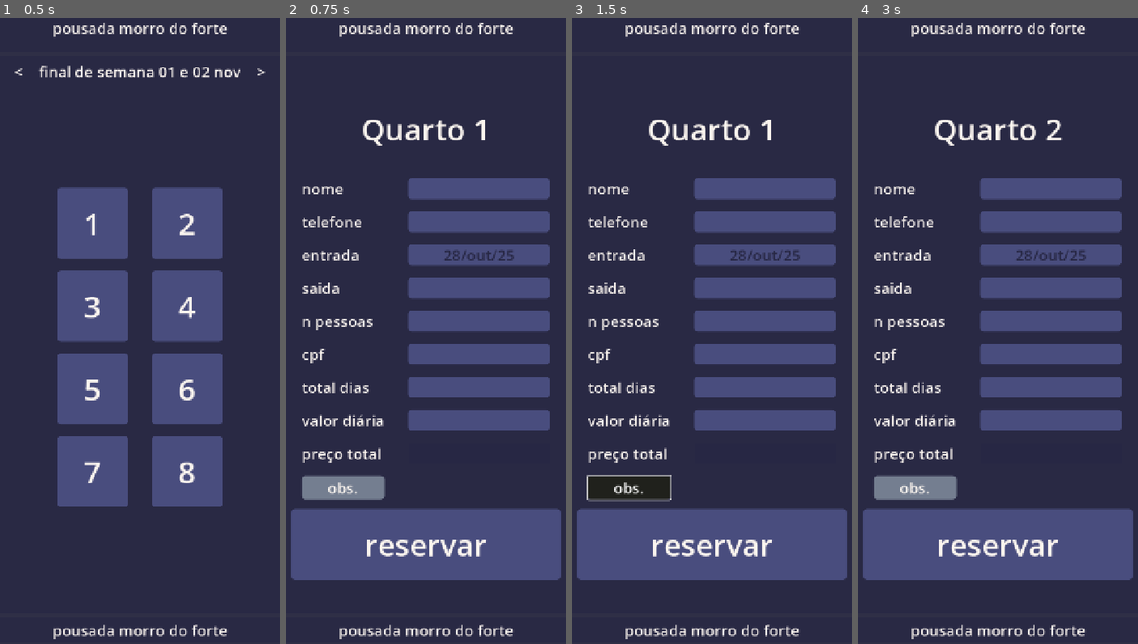
Above: before the commit, frames 1-4 (left to right).
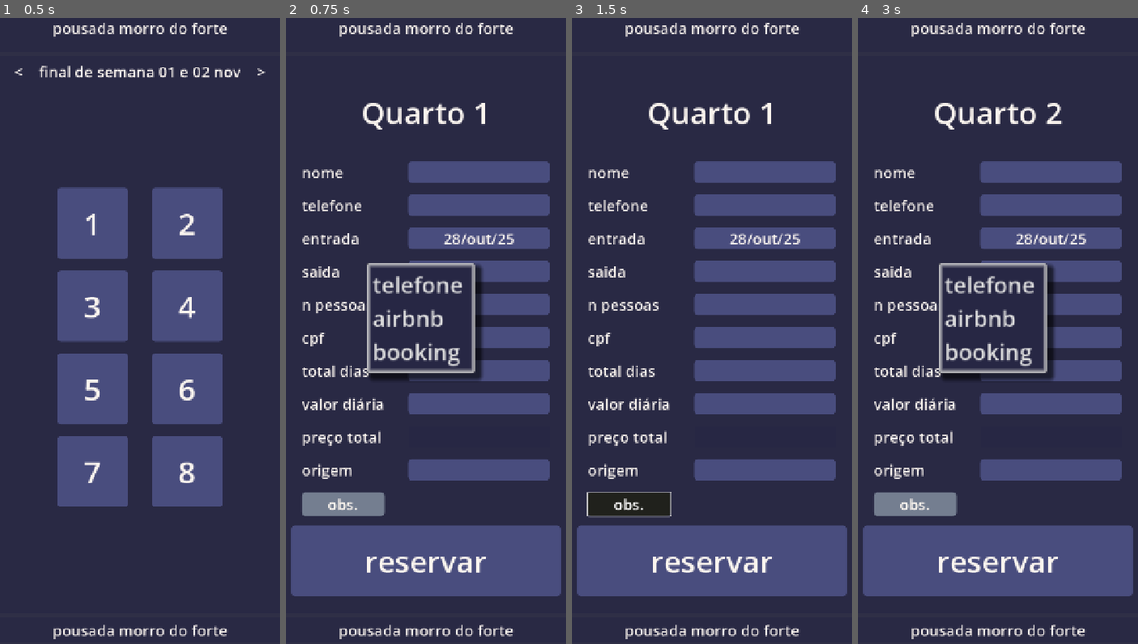
Above: after the commit, the same moments.

Repository: jazzdaniel/app_pousada
Game: Godot game, scene res://main.tscn
Two runs of this game, one before a commit and one after it. Both use one fixed random seed, a clock stepped at 60 frames per second and the inputs below.
Inputs:
- Up to frame 1 (0.5 s): no input
- Up to frame 2 (0.75 s): click "1" at 0.5 s
- Up to frame 3 (1.5 s): click "obs." at 1.25 s
- Up to frame 4 (3 s): click "reservar" at 2 s; click "2" at 2.75 s

Frame 1 is identical in both runs. In frame 2, 31% of the frame differs, in the area x 1-99%, y 13-93%; in frame 3, 31%; in frame 4, 31%.

Commit message:
added selector for reservation source

Diff:
--- a/line_edit_stylebox.tres
+++ b/line_edit_stylebox.tres
@@ -1,4 +1,10 @@
 [gd_resource type="StyleBoxFlat" format=3 uid="uid://bg2xpe2ig865c"]
 
 [resource]
-bg_color = Color(0.7764706, 0.62352943, 0.64705884, 1)
+bg_color = Color(0.15294118, 0.15294118, 0.26666668, 1)
+border_width_left = 4
+border_width_top = 4
+border_width_right = 4
+border_width_bottom = 4
+border_color = Color(0.9843137, 0.9607843, 0.9372549, 1)
+border_blend = true
--- /dev/null
+++ b/pop_up.tres
@@ -0,0 +1,15 @@
+[gd_resource type="StyleBoxFlat" format=3 uid="uid://bkx4i8q0xaobb"]
+
+[resource]
+bg_color = Color(0.15294118, 0.15294118, 0.26666668, 1)
+border_width_left = 10
+border_width_top = 10
+border_width_right = 10
+border_width_bottom = 10
+border_blend = true
+corner_radius_top_left = 5
+corner_radius_top_right = 5
+corner_radius_bottom_right = 5
+corner_radius_bottom_left = 5
+shadow_size = 10
+shadow_offset = Vector2(10, 10)
--- /dev/null
+++ b/pop_up_hover.tres
@@ -0,0 +1,13 @@
+[gd_resource type="StyleBoxFlat" format=3 uid="uid://bwelynsnvfidf"]
+
+[resource]
+bg_color = Color(0.28627452, 0.3019608, 0.49411765, 1)
+border_width_left = 5
+border_width_top = 5
+border_width_right = 5
+border_width_bottom = 5
+border_blend = true
+corner_radius_top_left = 5
+corner_radius_top_right = 5
+corner_radius_bottom_right = 5
+corner_radius_bottom_left = 5
--- a/reservation.gd
+++ b/reservation.gd
@@ -5,7 +5,8 @@
 @export var entry_date:LineEdit
 @export var exit_date:LineEdit
 @export var room_id:Label
-
+@export var origem_line_edit:LineEdit
+@export var origem_pop_up:PopupMenu
 
 
 var nome:String
@@ -21,9 +22,37 @@
 
 var reservation_array:Array
 
+
+
+var sources={
+	0:'telefone',
+	1:'airbnb',
+	2:'booking'
+	}
+
+
+
+
 func _ready() -> void:
 	entry_date.text=data_entrada
 	exit_date.text=data_saida
 	reservation_array=[nome, telefone, data_entrada,data_saida,\
 	numero_hospedes,cpf,dias_permanencia,valor_diaria,valor_total,obs]
 	print(JSON.stringify(reservation_array))
+
+	origem_line_edit.connect('focus_entered',func():origem_pop_up.show())
+
+
+
+
+#region Source PopUp Menu
+
+func _on_origem_pop_up_id_pressed(id: int) -> void:
+	origem_line_edit.text=sources[id]
+	origem_line_edit.release_focus()
+
+
+func _on_origem_pop_up_focus_exited() -> void:
+	origem_line_edit.release_focus()
+
+#endregion
--- a/reservation.tscn
+++ b/reservation.tscn
@@ -1,9 +1,10 @@
-[gd_scene load_steps=3 format=3 uid="uid://vq6dy1sfgfwb"]
+[gd_scene load_steps=4 format=3 uid="uid://vq6dy1sfgfwb"]
 
 [ext_resource type="Theme" uid="uid://c0j0vl8xxqru4" path="res://theme01.tres" id="1_1dli3"]
 [ext_resource type="Script" uid="uid://cs06mquf4b1dx" path="res://reservation.gd" id="2_6jst5"]
-
-[node name="reservation" type="Panel" node_paths=PackedStringArray("reservation_button", "note_button", "entry_date", "exit_date", "room_id")]
+[ext_resource type="StyleBox" uid="uid://bycncr5c6frp1" path="res://button_styleboxflat.tres" id="3_tb43f"]
+
+[node name="reservation" type="Panel" node_paths=PackedStringArray("reservation_button", "note_button", "entry_date", "exit_date", "room_id", "origem_line_edit", "origem_pop_up")]
 anchors_preset = 15
 anchor_right = 1.0
 anchor_bottom = 1.0
@@ -18,6 +19,8 @@
 entry_date = NodePath("MarginContainer/VBoxContainer/GridContainer/entry_date")
 exit_date = NodePath("MarginContainer/VBoxContainer/GridContainer/LineEdit4")
 room_id = NodePath("MarginContainer/VBoxContainer/MarginContainer/room_id")
+origem_line_edit = NodePath("MarginContainer/VBoxContainer/GridContainer/origem_line_edit")
+origem_pop_up = NodePath("MarginContainer/VBoxContainer/GridContainer/origem_pop_up")
 
 [node name="MarginContainer" type="MarginContainer" parent="."]
 layout_mode = 1
@@ -177,6 +180,37 @@
 editable = false
 select_all_on_focus = true
 
+[node name="origem_label" type="Label" parent="MarginContainer/VBoxContainer/GridContainer"]
+layout_mode = 2
+size_flags_horizontal = 0
+theme = ExtResource("1_1dli3")
+text = "origem"
+
+[node name="origem_line_edit" type="LineEdit" parent="MarginContainer/VBoxContainer/GridContainer"]
+custom_minimum_size = Vector2(300, 0)
+layout_mode = 2
+size_flags_horizontal = 8
+theme = ExtResource("1_1dli3")
+theme_override_styles/read_only = ExtResource("3_tb43f")
+alignment = 1
+editable = false
+select_all_on_focus = true
+
+[node name="origem_pop_up" type="PopupMenu" parent="MarginContainer/VBoxContainer/GridContainer"]
+oversampling_override = 1.0
+mode = 2
+initial_position = 1
+size = Vector2i(250, 253)
+visible = true
+theme = ExtResource("1_1dli3")
+item_count = 3
+item_0/text = "telefone"
+item_0/id = 0
+item_1/text = "airbnb"
+item_1/id = 1
+item_2/text = "booking"
+item_2/id = 2
+
 [node name="comentário" type="Button" parent="MarginContainer/VBoxContainer/GridContainer"]
 custom_minimum_size = Vector2(100, 50)
 layout_mode = 2
@@ -196,3 +230,6 @@
 size_flags_vertical = 8
 theme = ExtResource("1_1dli3")
 text = "reservar"
+
+[connection signal="focus_exited" from="MarginContainer/VBoxContainer/GridContainer/origem_pop_up" to="." method="_on_origem_pop_up_focus_exited"]
+[connection signal="id_pressed" from="MarginContainer/VBoxContainer/GridContainer/origem_pop_up" to="." method="_on_origem_pop_up_id_pressed"]
--- a/theme01.tres
+++ b/theme01.tres
@@ -1,8 +1,10 @@
-[gd_resource type="Theme" load_steps=8 format=3 uid="uid://c0j0vl8xxqru4"]
+[gd_resource type="Theme" load_steps=10 format=3 uid="uid://c0j0vl8xxqru4"]
 
 [ext_resource type="StyleBox" uid="uid://bycncr5c6frp1" path="res://button_styleboxflat.tres" id="1_abapo"]
 [ext_resource type="StyleBox" uid="uid://bg2xpe2ig865c" path="res://line_edit_stylebox.tres" id="2_8f05s"]
 [ext_resource type="StyleBox" uid="uid://b1q0qh6ivwo4n" path="res://small_button.tres" id="3_8f6ie"]
+[ext_resource type="StyleBox" uid="uid://bwelynsnvfidf" path="res://pop_up_hover.tres" id="3_y32pw"]
+[ext_resource type="StyleBox" uid="uid://bkx4i8q0xaobb" path="res://pop_up.tres" id="4_b3uyu"]
 
 [sub_resource type="StyleBoxFlat" id="StyleBoxFlat_76epv"]
 bg_color = Color(0.1254902, 0.12941177, 0.10980392, 1)
@@ -37,7 +39,7 @@
 Label/font_sizes/font_size = 32
 Label01/base_type = &"Label"
 Label01/font_sizes/font_size = 64
-LineEdit/colors/font_color = Color(0.15294118, 0.15294118, 0.26666668, 1)
+LineEdit/colors/font_color = Color(0.9843137, 0.9607843, 0.9372549, 1)
 LineEdit/font_sizes/font_size = 32
 LineEdit/styles/focus = ExtResource("2_8f05s")
 LineEdit/styles/normal = ExtResource("1_abapo")
@@ -47,6 +49,9 @@
 MarginContainer/constants/margin_right = 10
 MarginContainer/constants/margin_top = 10
 Panel/styles/panel = SubResource("StyleBoxFlat_c7iw2")
+PopupMenu/font_sizes/font_size = 48
+PopupMenu/styles/hover = ExtResource("3_y32pw")
+PopupMenu/styles/panel = ExtResource("4_b3uyu")
 VBoxContainer/constants/separation = 10
 smallButton/base_type = &"Button"
 smallButton/font_sizes/font_size = 32
